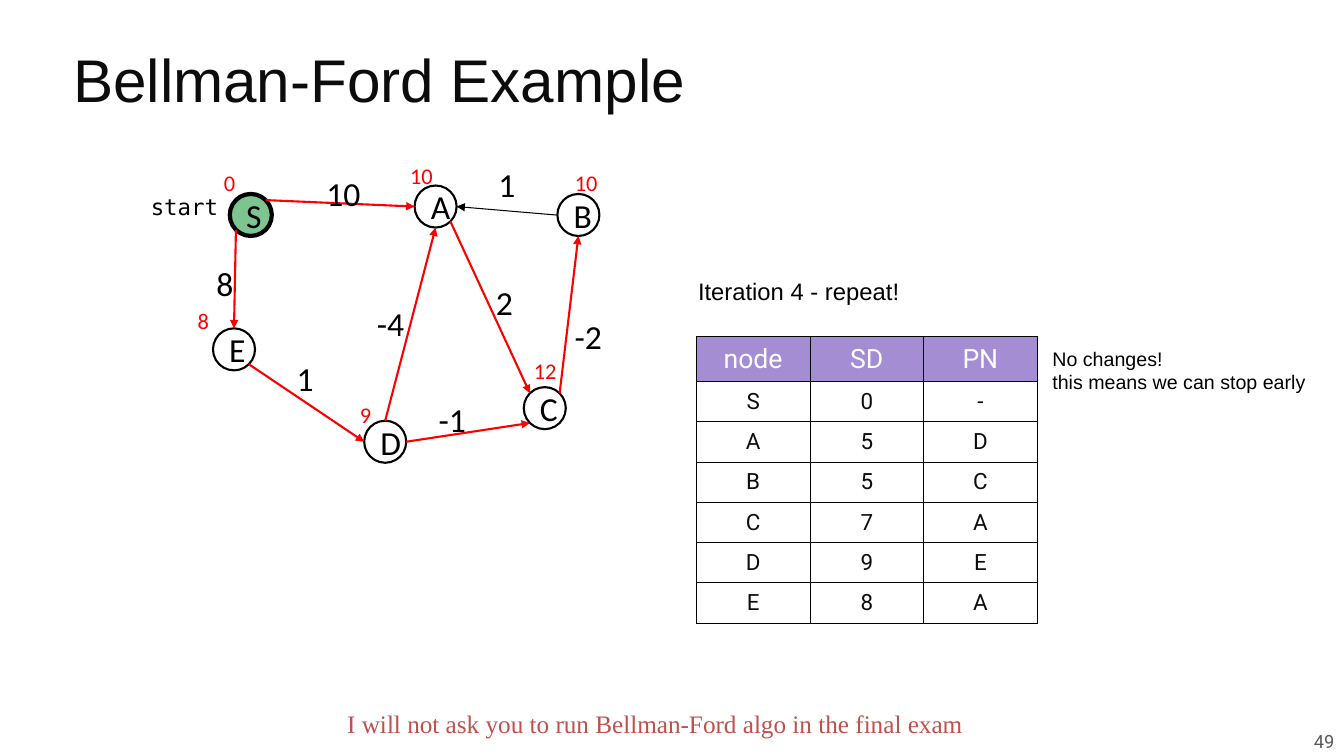
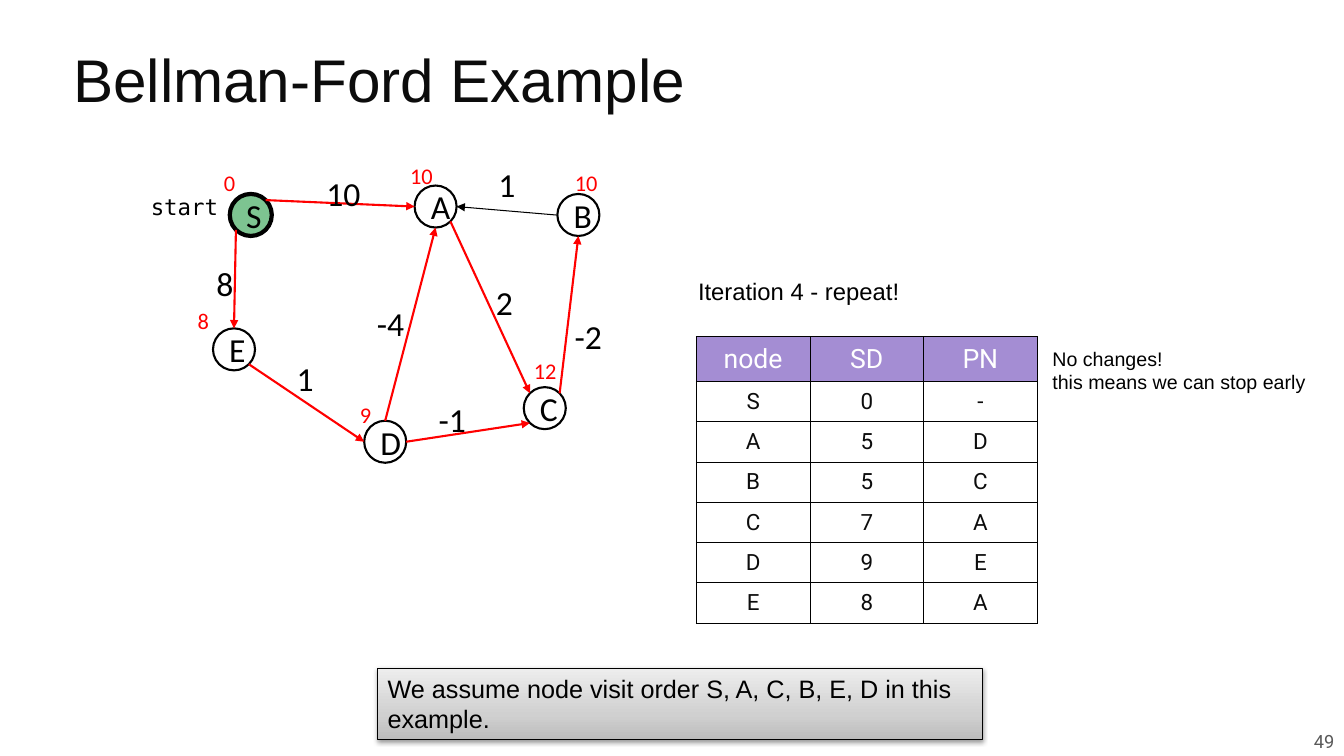
Before and after one commit to guhofstra/CSC175Sp26, a slide deck: slide 49 of PPTs/Lecture 5.1 Shortest Paths Algorithms.pptx. Drawn at 1344x756 pixels with LibreOffice and Linux fonts; fonts in the diff are those of the drawing. Boxes give left, top, right and bottom in pixels: in the first picture for what was removed or moved away, otherwise in the second. Text is boxed around its words. In the diff, an @@ line names an element or a change of style, - is before the commit and + after.

```diff
--- a/PPTs/Lecture 5.1 Shortest Paths Algorithms.pptx
+++ b/PPTs/Lecture 5.1 Shortest Paths Algorithms.pptx
@@ rectangle added at (x1=378, y1=668, x2=983, y2=740), fill gradient #BDBDBD to #D1D1D1 to #EEEEEE, outline #000000 0.75 pt, 18 pt, text #000000 @@
+We assume node visit order S, A, C, B, E, D in this example.
@@ text removed at (x1=347, y1=715, x2=962, y2=739) @@
-I will not ask you to run Bellman-Ford algo in the final exam
```
Also in this commit, not shown: 7 other slides changed, 1 slide added, 4 other files.
